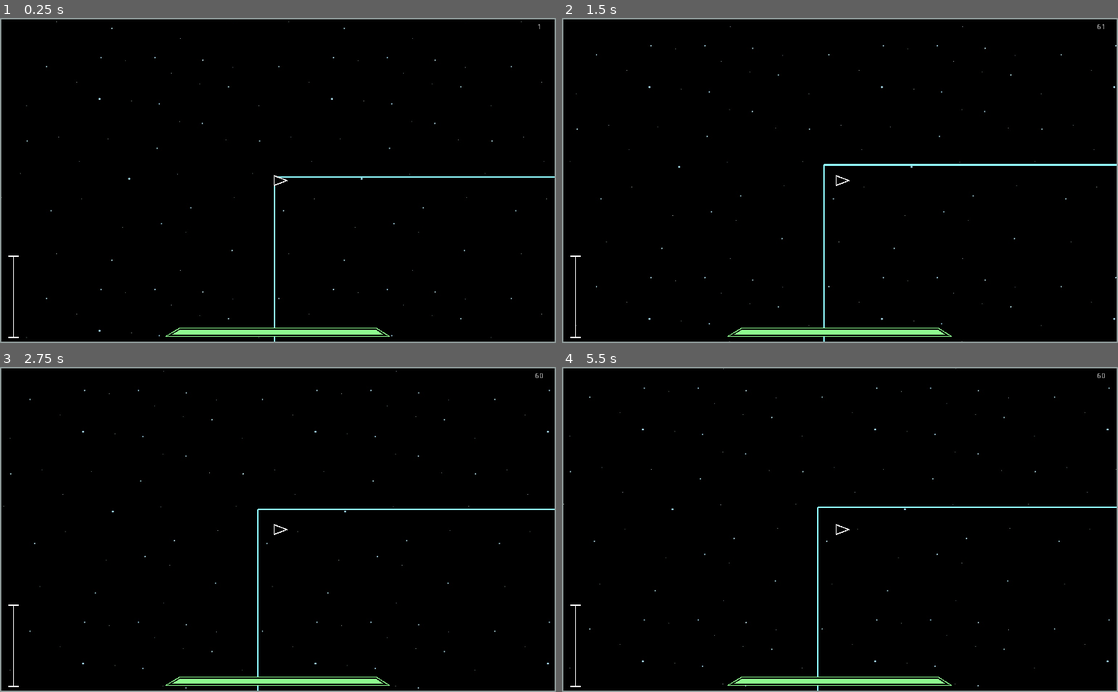
Above: before the commit, frames 1-4 (two rows, left to right).
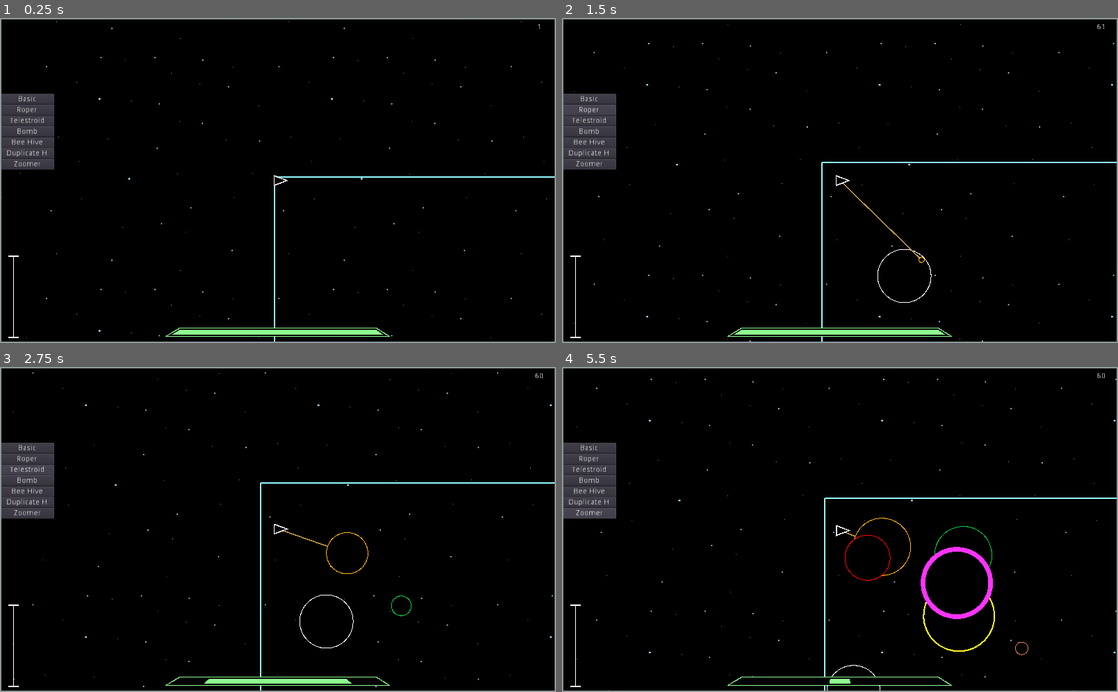
Above: after the commit, the same moments.

Repository: waltr21/New_Co
Game: Godot game, scene res://Scenes/Sample_Scene.tscn
Two runs of this game, one before a commit and one after it. Both use one fixed random seed, a clock stepped at 60 frames per second and the inputs below.
Inputs (mouse positions are in pixels of both pictures, inside the frame that each line leads up to):
- Up to frame 1 (0.25 s): no input
- Up to frame 2 (1.5 s): click (589, 99) at 0.5 s, where only the run after the commit has a clickable "Basic"; click (589, 109) at 1.25 s, where only the run after the commit has a clickable "Roper"
- Up to frame 3 (2.75 s): click (27, 471) at 2 s, where only the run after the commit has a clickable "Telestroid"
- Up to frame 4 (5.5 s): click (589, 480) at 2.75 s, where only the run after the commit has a clickable "Bomb"; click (589, 490) at 3.5 s, where only the run after the commit has a clickable "Bee Hive"; click (589, 503) at 4.25 s, where only the run after the commit has a clickable "Duplicate H"; click (589, 513) at 5 s, where only the run after the commit has a clickable "Zoomer"

The runs differ from the first frame. In frame 1, 2.2% of the frame differs, in the area x 0-10%, y 23-47%; in frame 2, 3.4%; in frame 3, 3.5%; in frame 4, 4.5%, in the area x 0-100%, y 0-100%.

Commit message:
Mode menu and some other things I probably fixed.

Diff:
--- a/Globals.gd
+++ b/Globals.gd
@@ -5,4 +5,5 @@
 var CAM_WIDTH = 1024
 var CAM_HEIGHT = 600
 var Main_Scene = null
+var modMenu = null
 var players = []
--- a/Models/Asteroid/AsteroidBasic/Asteroid_Basic.gd
+++ b/Models/Asteroid/AsteroidBasic/Asteroid_Basic.gd
@@ -77,7 +77,8 @@
 
 func die():
 	if (dead == true):
-		shooter.get_node("ShipCamera").startShake(3.0)
+		if(shooter != null):
+			shooter.get_node("ShipCamera").startShake(3.0)
 		if(level > 1 and !spawnedChild):
 			var newAst1 = load("res://Models/Asteroid/AsteroidBasic/Asteroid_Basic.tscn").instance()
 			var newAst2 = load("res://Models/Asteroid/AsteroidBasic/Asteroid_Basic.tscn").instance()
@@ -88,6 +89,7 @@
 			Globals.Main_Scene.add_child(newAst1)
 			Globals.Main_Scene.add_child(newAst2)
 			spawnedChild = true
+		self.addShards()
 
 func show():
 	draw_circle(Vector2(0,0), animateSize, astColor)
@@ -135,7 +137,6 @@
 			obj.hit()
 			self.health -= obj.damage
 			if (self.health <= 0):
-				self.addShards()
 				self.dead = true
 		elif("Ship" in obj.filename):
 			pushPlayer(obj)
--- a/Models/Asteroid/AsteroidDuplicate/Asteroid_Duplicate_Hive.gd
+++ b/Models/Asteroid/AsteroidDuplicate/Asteroid_Duplicate_Hive.gd
@@ -8,11 +8,11 @@
 var spawnRate = 5000
 
 func _ready():
-	self.level = 1
+	self.level = 4
 	var shape = CircleShape2D.new()
 	self.astColor = Color(1,0.2,1)
 	self.health = 100
-	shape.set_radius(baseSize * 4)
+	shape.set_radius(baseSize * 5)
 	self.collisionShape.shape = shape
 	randomize()
 	self.dead = false
--- a/Models/Asteroid/Bee/Bee_Hive.gd
+++ b/Models/Asteroid/Bee/Bee_Hive.gd
@@ -8,7 +8,7 @@
 var spawnRate = 2000
 
 func _ready():
-	self.level = 1
+	self.level = 4
 	self.health = 100
 	var shape = CircleShape2D.new()
 	shape.set_radius(baseSize * 4)
--- a/Models/Ship/Ship.gd
+++ b/Models/Ship/Ship.gd
@@ -79,13 +79,7 @@
 
 	#Remove later.....
 	if Input.is_action_pressed("temp_ast"):
-		if(OS.get_ticks_msec() - shotStamp > fireRate):
-			shotStamp = OS.get_ticks_msec()
-			var ast = load("res://Models/Asteroid/Telestroid/Telestroid.tscn").instance()
-			ast.velocity = (Vector2(cos(rotation), sin(rotation)))
-			ast.position = Vector2(self.position.x + 240, self.position.y + 240)
-
-			Main_Scene.add_child(ast)
+		Globals.modMenu.layer = -1
 
 	#Player acceleration
 	if Input.is_action_pressed("player_up"):
--- /dev/null
+++ b/Scenes/ModMenu/ModMenu.gd
@@ -0,0 +1,37 @@
+extends CanvasLayer
+
+
+var buttons = []
+
+func _ready():
+	Globals.modMenu = self
+	var buttonCode = 0
+	for child in get_children():
+		buttons.push_front(child)
+		child.connect("pressed", self, "_spawn_pressed", [buttonCode])
+		buttonCode += 1
+
+# Called every frame. 'delta' is the elapsed time since the previous frame.
+#func _process(delta):
+#	pass
+
+
+func _spawn_pressed(buttonCode):
+	var ast = null
+	if buttonCode == 0:
+		ast = load("res://Models/Asteroid/AsteroidBasic/Asteroid_Basic.tscn").instance()
+	if buttonCode == 1:
+		ast = load("res://Models/Asteroid/Roper/Roper.tscn").instance()
+	if buttonCode == 2:
+		ast = load("res://Models/Asteroid/Telestroid/Telestroid.tscn").instance()
+	if buttonCode == 3:
+		ast = load("res://Models/Asteroid/Bombin/Bombin.tscn").instance()
+	if buttonCode == 4:
+		ast = load("res://Models/Asteroid/Bee/Bee_Hive.tscn").instance()
+	if buttonCode == 5:
+		ast = load("res://Models/Asteroid/AsteroidDuplicate/Asteroid_Duplicate_Hive.tscn").instance()
+	if buttonCode == 6:
+		ast = load("res://Models/Asteroid/Zoomer/Zoomer.tscn").instance()
+
+	ast.position = Vector2(Globals.players[0].position.x + 240, Globals.players[0].position.y + 240)
+	Globals.Main_Scene.add_child(ast)
--- /dev/null
+++ b/Scenes/ModMenu/ModMenu.tscn
@@ -0,0 +1,76 @@
+[gd_scene load_steps=2 format=2]
+
+[ext_resource path="res://Scenes/ModMenu/ModMenu.gd" type="Script" id=1]
+
+[node name="Node2D" type="CanvasLayer"]
+script = ExtResource( 1 )
+
+[node name="Button" type="Button" parent="."]
+anchor_top = 0.5
+anchor_bottom = 0.5
+margin_top = -160.0
+margin_right = 100.0
+margin_bottom = -140.0
+focus_mode = 0
+enabled_focus_mode = 0
+text = "Basic"
+
+[node name="Button2" type="Button" parent="."]
+anchor_top = 0.5
+anchor_bottom = 0.5
+margin_top = -140.0
+margin_right = 100.0
+margin_bottom = -120.0
+focus_mode = 0
+enabled_focus_mode = 0
+text = "Roper"
+
+[node name="Button3" type="Button" parent="."]
+anchor_top = 0.5
+anchor_bottom = 0.5
+margin_top = -120.0
+margin_right = 100.0
+margin_bottom = -100.0
+focus_mode = 0
+enabled_focus_mode = 0
+text = "Telestroid"
+
+[node name="Button4" type="Button" parent="."]
+anchor_top = 0.5
+anchor_bottom = 0.5
+margin_top = -100.0
+margin_right = 100.0
+margin_bottom = -80.0
+focus_mode = 0
+enabled_focus_mode = 0
+text = "Bomb"
+
+[node name="Button5" type="Button" parent="."]
+anchor_top = 0.5
+anchor_bottom = 0.5
+margin_top = -80.0
+margin_right = 100.0
+margin_bottom = -60.0
+focus_mode = 0
+enabled_focus_mode = 0
+text = "Bee Hive"
+
+[node name="Button6" type="Button" parent="."]
+anchor_top = 0.5
+anchor_bottom = 0.5
+margin_top = -60.0
+margin_right = 100.0
+margin_bottom = -40.0
+focus_mode = 0
+enabled_focus_mode = 0
+text = "Duplicate H"
+
+[node name="Button7" type="Button" parent="."]
+anchor_top = 0.5
+anchor_bottom = 0.5
+margin_top = -40.0
+margin_right = 100.0
+margin_bottom = -20.0
+focus_mode = 0
+enabled_focus_mode = 0
+text = "Zoomer"
--- a/Scenes/Sample_Scene.tscn
+++ b/Scenes/Sample_Scene.tscn
@@ -1,7 +1,8 @@
-[gd_scene load_steps=3 format=2]
+[gd_scene load_steps=4 format=2]
 
 [ext_resource path="res://Scenes/Sample_Scene.gd" type="Script" id=1]
 [ext_resource path="res://Textures/Stars_1.jpg" type="Texture" id=2]
+[ext_resource path="res://Scenes/ModMenu/ModMenu.tscn" type="PackedScene" id=3]
 
 [node name="Node2D" type="Node2D"]
 script = ExtResource( 1 )
@@ -15,3 +16,5 @@
 texture = ExtResource( 2 )
 expand = true
 stretch_mode = 2
+
+[node name="Node2D" parent="." instance=ExtResource( 3 )]
